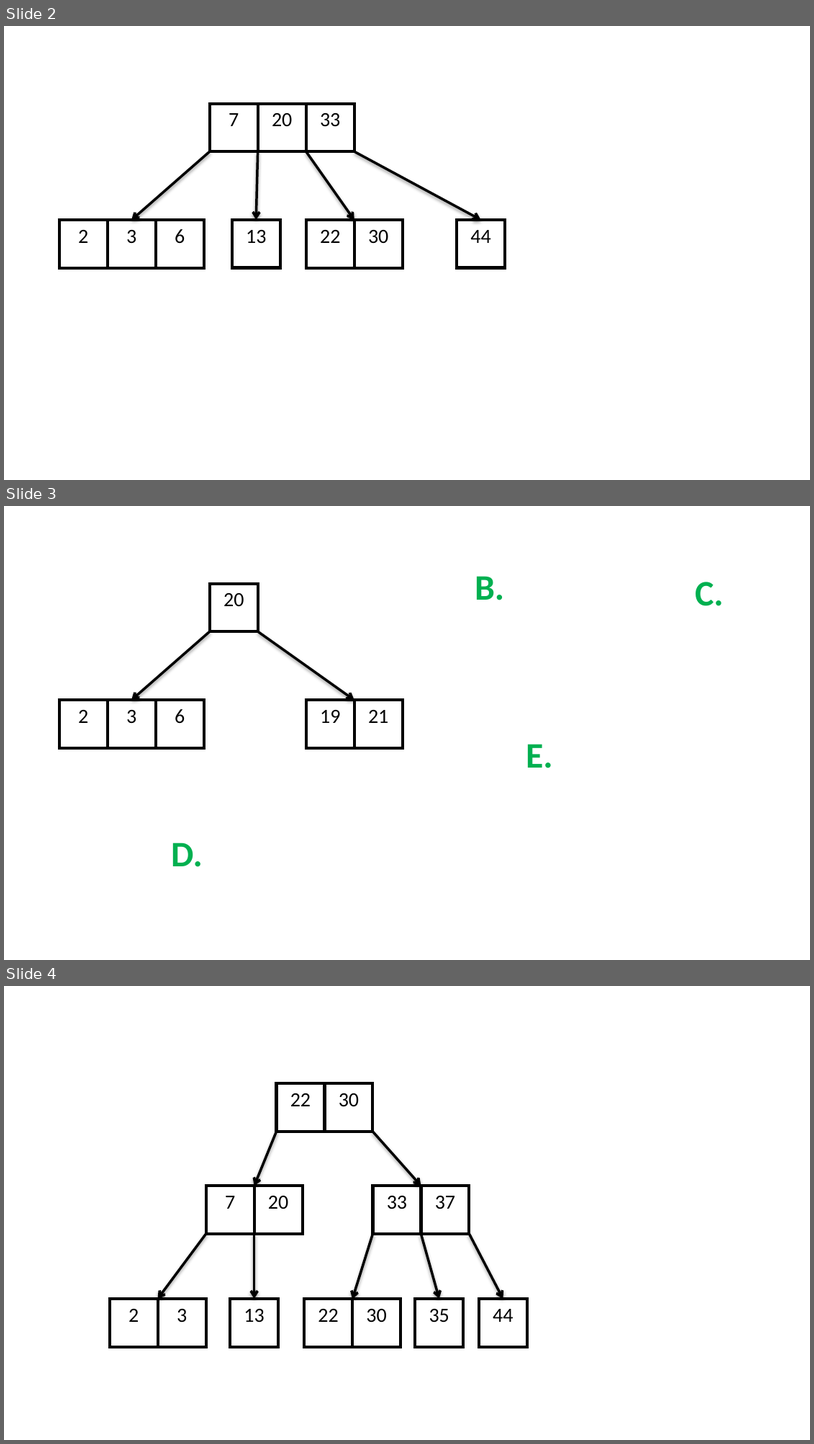
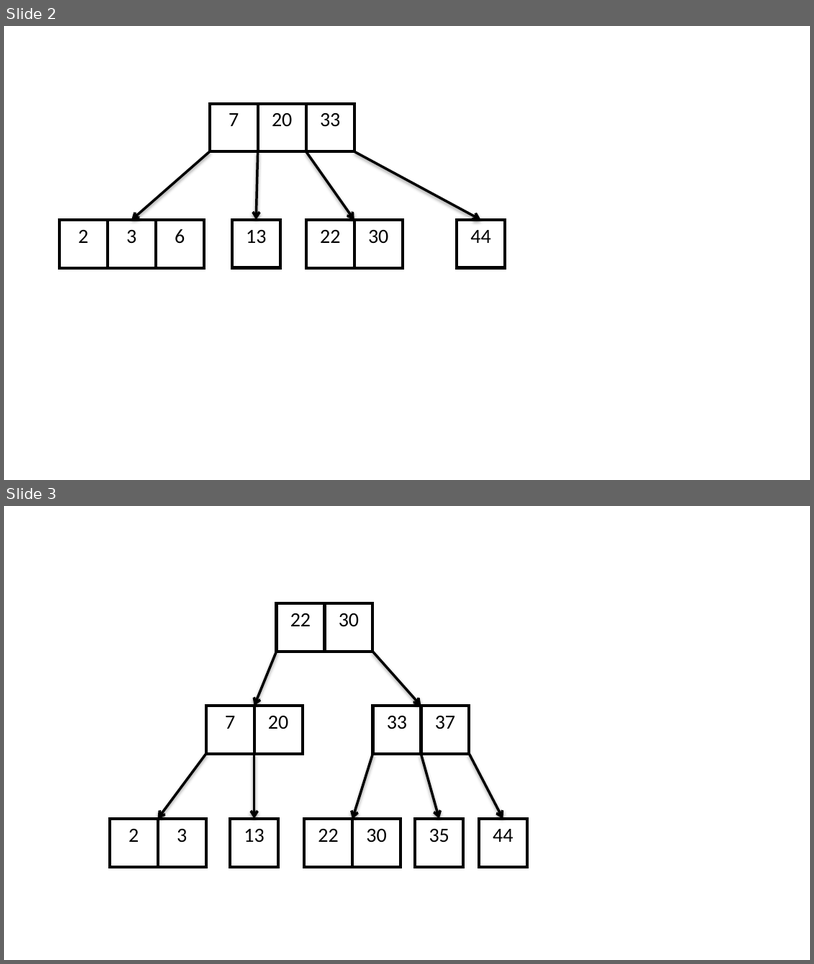
Before and after one commit to niemasd/Data-Structures-Textbook, a slide deck: figures/Chapter 3 - Tree Structures/3.8 - B-Trees.pptx. Shown one above the other, each under a label of ours: slides 2, 3 and 4 before the commit, slides 2 and 3 after it. The pictures are 814x1444 and 814x964 pixels, drawn with LibreOffice and Linux fonts; fonts in the diff are those of the drawing. Boxes give left, top, right and bottom in pixels: in the first picture for what was removed or moved away, otherwise in the second. Text is boxed around its words. In the diff, an @@ line names an element or a change of style, - is before the commit and + after.

```diff
--- a/figures/Chapter 3 - Tree Structures/3.8 - B-Trees.pptx
+++ b/figures/Chapter 3 - Tree Structures/3.8 - B-Trees.pptx
@@ slide 3 removed at (x1=4, y1=506, x2=810, y2=960), background #FFFFFF @@
@@ table removed at (x1=210, y1=584, x2=258, y2=632), 1 rows, 1 columns @@
-20
@@ text removed at (x1=475, y1=576, x2=504, y2=600) @@
-B.
@@ text removed at (x1=695, y1=582, x2=724, y2=606) @@
-C.
@@ arrow removed from (210, 632) to (131, 700) @@
@@ arrow removed from (258, 632) to (355, 700) @@
@@ table removed at (x1=59, y1=700, x2=204, y2=748), 1 rows, 3 columns @@
-2 | 3 | 6
@@ table removed at (x1=306, y1=700, x2=403, y2=748), 1 rows, 2 columns @@
-19 | 21
@@ text removed at (x1=526, y1=744, x2=553, y2=768) @@
-E.
@@ text removed at (x1=171, y1=842, x2=203, y2=867) @@
-D.
@@ what was slide 4 is now slide 3 @@
```
Also in this commit, not shown: 4 slides changed, 3 other slides removed, 29 other files.
